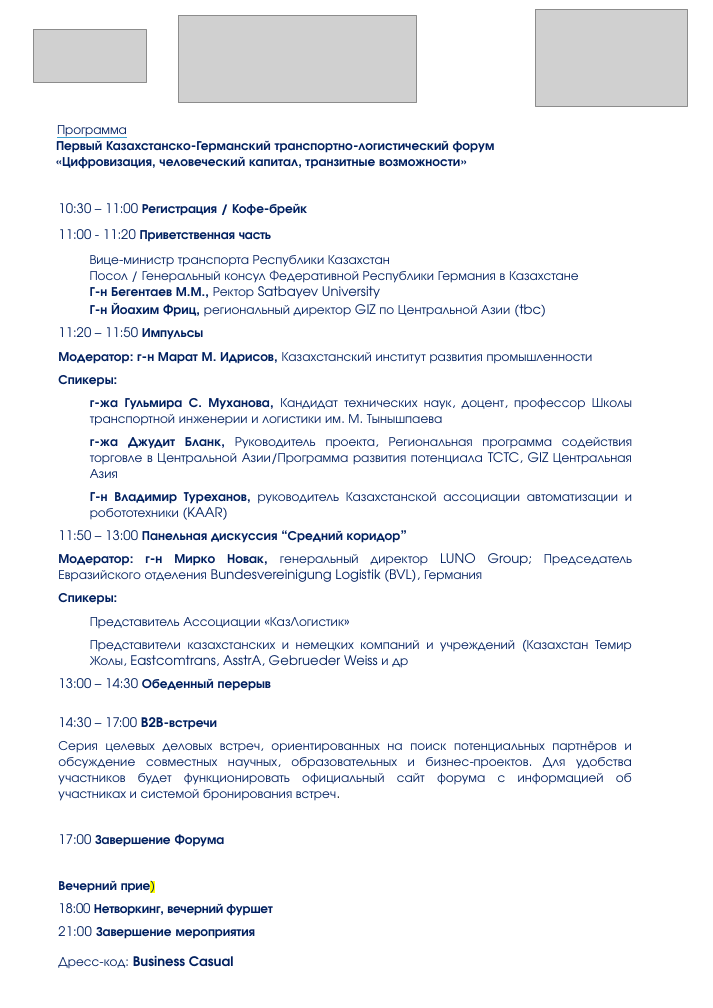
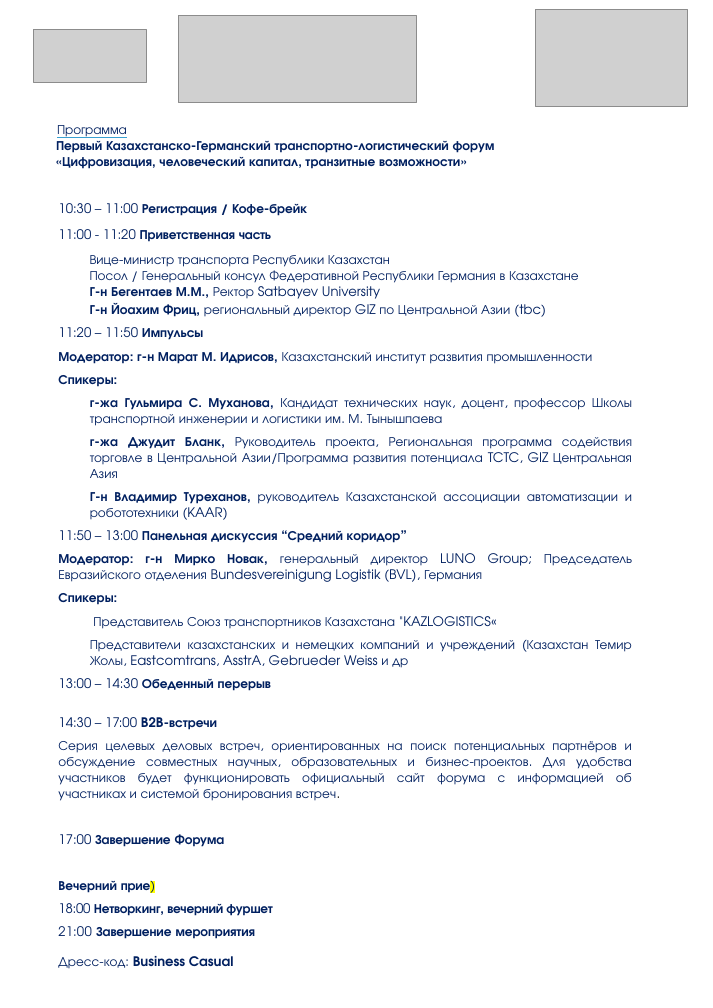
Before and after one commit to zvezdd/KazForum-Logistics, a slide deck: slide 3 of public/program-ru.pptx. Drawn at 713x1008 pixels with LibreOffice and Linux fonts; fonts in the diff are those of the drawing; grey boxes stand for pictures. Boxes give left, top, right and bottom in pixels: in the first picture for what was removed or moved away, otherwise in the second. Text is boxed around its words. In the diff, an @@ line names an element or a change of style, - is before the commit and + after.

```diff
--- a/public/program-ru.pptx
+++ b/public/program-ru.pptx
@@ text at [93, 616, 496, 629]: text changed @@
-Представитель Ассоциации «КазЛогистик»
+Представитель Союз транспортников Казахстана "KAZLOGISTICS«
```
Also in this commit, not shown: 6 other files.
